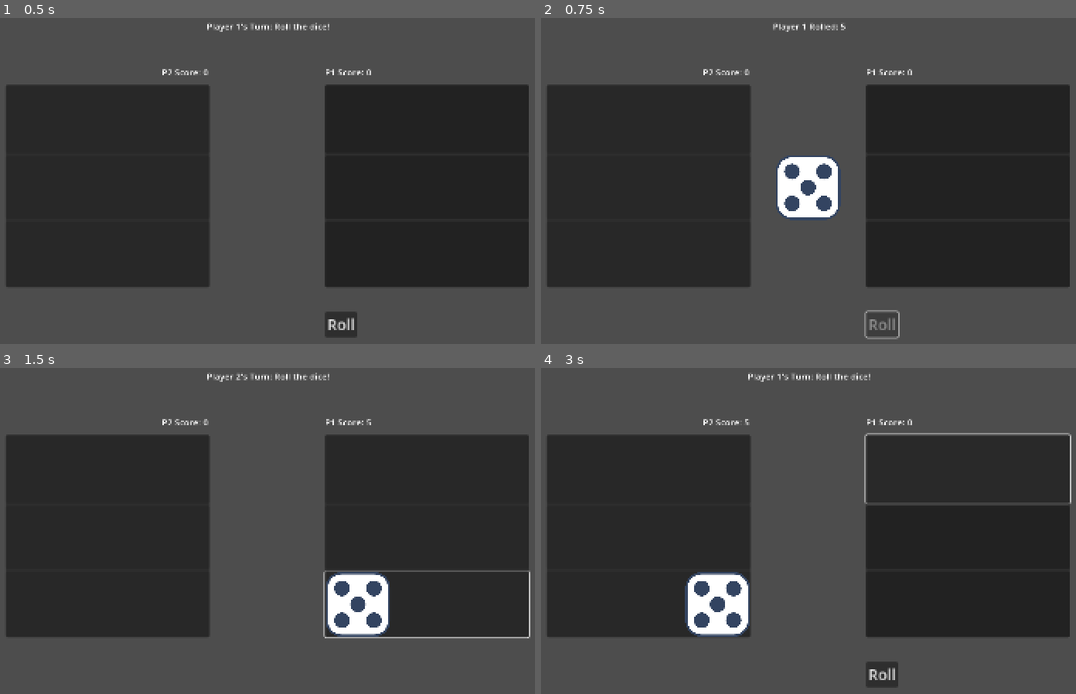
Above: before the commit, frames 1-4 (two rows, left to right).
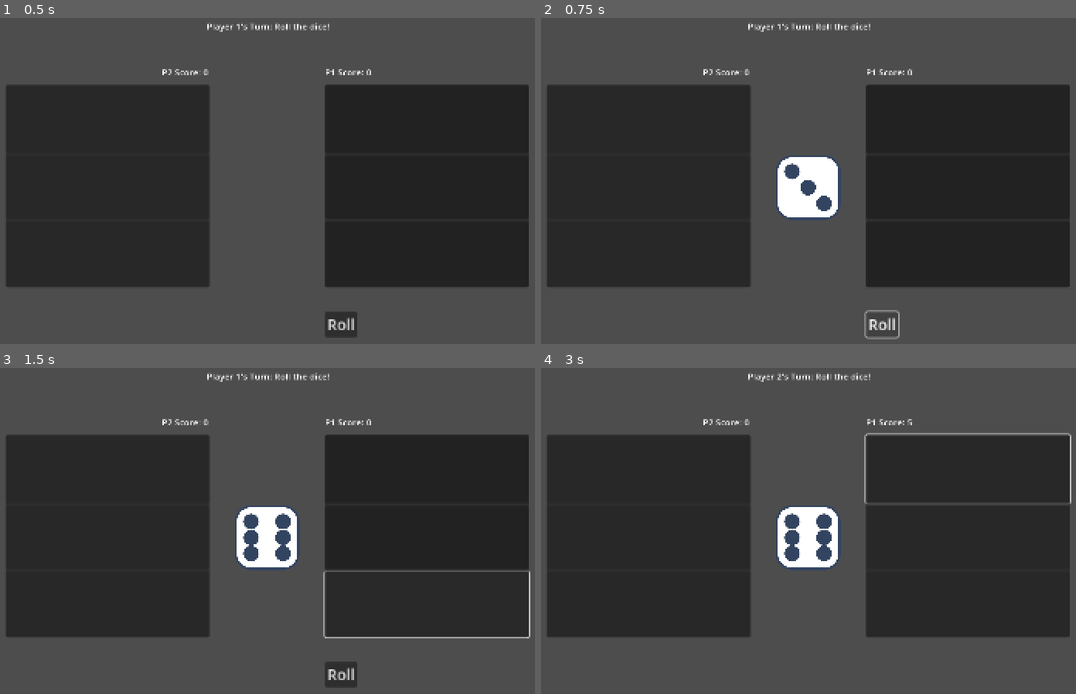
Above: after the commit, the same moments.

Repository: ggary104/High-Rollers
Game: Godot game, scene res://scenes/classic.tscn
The game is run twice, just before and just after one commit, with the same random seed, the same clock (stepped at 60 frames per second) and the same inputs. This scene is started directly instead of the project's main scene.
Inputs (mouse positions are in pixels of both pictures, inside the frame that each line leads up to):
- Up to frame 1 (0.5 s): no input
- Up to frame 2 (0.75 s): click "Roll" at 0.5 s
- Up to frame 3 (1.5 s): click (428, 605) at 1.25 s
- Up to frame 4 (3 s): click (969, 537) at 2.02 s; click (969, 469) at 2.77 s

Frame 1 is identical in both runs. In frame 2, 0.6% of the frame differs, in the area x 38-67%, y 1-96%; in frame 3, 5.0%; in frame 4, 5.0%, in the area x 26-70%, y 1-99%.

Commit message:
Dice roll and matching dice visuals added

Diff:
--- a/game/scenes/classic.gd
+++ b/game/scenes/classic.gd
@@ -21,13 +21,11 @@
 @onready var turn_indicator_label = $"UI-Elements/TurnIndicator"
 @onready var player1_roll = $"UI-Elements/Player1Roll"
 @onready var player2_roll = $"UI-Elements/Player2Roll"
-@onready var player1_roll_animation = player1_roll.get_node("RollAnimation")
-@onready var player2_roll_animation = player2_roll.get_node("RollAnimation")
-
+@onready var roll_animation = $"UI-Elements/RollAnimation"
 func _ready():
 	#Load all of the die images
 	for i in range(1, 7):
-		var texture = load("res://assests/dice_" + str(i) + ".svg")
+		var texture = load("res://assets/dice_" + str(i) + ".svg")
 		dice_textures.append(texture)
 
 	#In the grid have Empty DiceSlotScene to have the grid remain constant size
@@ -71,8 +69,16 @@
 		$"UI-Elements/Player1RollButton".visible = false
 		update_ui()
 
-func roll_dice():
-	current_roll = randi() % 6 + 1 # Get a random integer and get the remainder from dividing by 6 to get 0-5 remainder and add 1 to make it 1-6
+func roll_dice() -> void:
+	# Start roll animation
+	roll_animation.visible = true
+	#roll_animation.play("roll")
+	await get_tree().create_timer(1.5).timeout
+	# Get roll value
+	current_roll = randi() % 6 + 1
+
+
+
 
 func place_dice(column_index):
 	if current_roll == 0:
@@ -196,13 +202,14 @@
 
 func computer_turn():
 	if(game_over): return # catches possible await + gameover error
+
 	# disable player roll button
 	$"UI-Elements/Player1RollButton".disabled = true
 	$"UI-Elements/Player1RollButton".visible = false
-	roll_dice() #First generate random number
-	await get_tree().create_timer(.5).timeout  # delay before roll
+	await get_tree().create_timer(.8).timeout # delay before rolling
+	await roll_dice() #First generate random number
 	update_ui()
-	await get_tree().create_timer(.5).timeout  # delay before placing dice
+	await get_tree().create_timer(.8).timeout  # delay before placing dice
 	var choice = computer_choice() #Then get the best choice
 	place_dice(choice)#place the dice
 
@@ -215,12 +222,14 @@
 	# Player 1 dice roll
 	if current_roll > 0 and player_turn == 1:
 		player1_roll.set_die(dice_textures[current_roll - 1])
+		roll_animation.visible = false
 	else:
 		player1_roll.set_die(null)
 
 	# Player 2 dice roll
 	if current_roll > 0 and player_turn == 2:
 		player2_roll.set_die(dice_textures[current_roll - 1])
+		roll_animation.visible = false
 	else:
 		player2_roll.set_die(null)
 
@@ -232,32 +241,65 @@
 
 func update_board_visuals():
 
-	for col_index  in range(p1_cols.size()):
-		#Change the texture of the column based on what its corresponding value is
+	# Count matches for player 1
+	for col_index in range(p1_cols.size()):
+		var counts = {}
+		for die_value in p1_cols[col_index]:
+			if die_value > 0:
+				if not counts.has(die_value):
+					counts[die_value] = 0
+				counts[die_value] += 1
+
+		# Choose what to display. Triple, Double, Single, or Empty
 		for row_index in range(p1_cols[col_index].size()):
 			var die_value = p1_cols[col_index][row_index]
 			var slot_index = col_index + row_index * 3
 			var slot = p1_grid.get_child(slot_index)
 			if die_value > 0:
-				slot.set_die(dice_textures[die_value - 1])
-				slot.pivot_offset = slot.size * 0.5 # Centers for rotation
-				slot.rotation_degrees = 90  # rotates dice
+				if counts[die_value] == 3:
+					var triple_texture = load("res://assets/dice_" + str(die_value) + "_triple." + "svg") # Triple
+					slot.set_die(triple_texture)
+				elif counts[die_value] == 2:
+					var double_texture = load("res://assets/dice_" + str(die_value) + "_double" + ".svg") # Double
+					slot.set_die(double_texture)
+				else:
+					slot.set_die(dice_textures[die_value - 1]) # Single
+				## Turn dice since board is turned
+				slot.pivot_offset = slot.size * 0.5
+				slot.rotation_degrees = 90
 			else:
-				slot.set_die(null)
-
-	for col_index  in range(p2_cols.size()):
+				slot.set_die(null) # Empty
+
+	# Count matches for player 2
+	for col_index in range(p2_cols.size()):
+		var counts = {}
+		for die_value in p2_cols[col_index]:
+			if die_value > 0:
+				if not counts.has(die_value):
+					counts[die_value] = 0
+				counts[die_value] += 1
+
+		# Choose what to display. Triple, Double, Single, or Empty
 		for row_index in range(p2_cols[col_index].size()):
 			var flipped_row = p2_cols[col_index].size() - 1 - row_index
 			var die_value = p2_cols[col_index][flipped_row]
-
 			var slot_index = col_index + row_index * 3
 			var slot = p2_grid.get_child(slot_index)
 			if die_value > 0:
-				slot.set_die(dice_textures[die_value - 1])
-				slot.pivot_offset = slot.size * 0.5 # Centers for rotation
-				slot.rotation_degrees = 90  # rotates dice
+				if counts[die_value] == 3:
+					var triple_texture = load("res://assets/dice_" + str(die_value) + "_triple" + ".svg") # Triple
+					slot.set_die(triple_texture)
+				elif counts[die_value] == 2:
+					var double_texture = load("res://assets/dice_" + str(die_value) + "_double." + "svg") # Double
+					slot.set_die(double_texture)
+				else:
+					slot.set_die(dice_textures[die_value - 1]) # Single
+				## Turn dice since board is turned
+				slot.pivot_offset = slot.size * 0.5
+				slot.rotation_degrees = 90
 			else:
-				slot.set_die(null)
+				slot.set_die(null) # Empty
+
 
 func _on_column_button_pressed(extra_arg_0: int) -> void:
 	if game_over:
@@ -268,7 +310,7 @@
 	if game_over:
 		return
 
-	roll_dice()
+	await roll_dice()
 	update_ui()
 
 	if player_turn == 1:
--- a/game/scenes/classic.tscn
+++ b/game/scenes/classic.tscn
@@ -1,7 +1,39 @@
-[gd_scene load_steps=3 format=3 uid="uid://dolkwkcr0sh4i"]
+[gd_scene load_steps=10 format=3 uid="uid://dolkwkcr0sh4i"]
 
 [ext_resource type="Script" uid="uid://dii7wvfxp8xkl" path="res://scenes/classic.gd" id="1_lnrsd"]
 [ext_resource type="PackedScene" uid="uid://dbcls2wx4yer1" path="res://scenes/die_slot.tscn" id="2_2xh8w"]
+[ext_resource type="Texture2D" uid="uid://b1ul630exllv8" path="res://assets/dice_2.svg" id="3_fau2s"]
+[ext_resource type="Texture2D" uid="uid://3wdxu4xi2jht" path="res://assets/dice_5.svg" id="4_nkbur"]
+[ext_resource type="Texture2D" uid="uid://cumgvtdhnjics" path="res://assets/dice_3.svg" id="5_8djr4"]
+[ext_resource type="Texture2D" uid="uid://dquc46n013a3u" path="res://assets/dice_1.svg" id="6_dagab"]
+[ext_resource type="Texture2D" uid="uid://c8ekv2rh5jewx" path="res://assets/dice_4.svg" id="7_u0kjf"]
+[ext_resource type="Texture2D" uid="uid://dyshce1r17dye" path="res://assets/dice_6.svg" id="8_60m13"]
+
+[sub_resource type="SpriteFrames" id="SpriteFrames_u268o"]
+animations = [{
+"frames": [{
+"duration": 0.5,
+"texture": ExtResource("8_60m13")
+}, {
+"duration": 0.5,
+"texture": ExtResource("3_fau2s")
+}, {
+"duration": 0.5,
+"texture": ExtResource("4_nkbur")
+}, {
+"duration": 0.5,
+"texture": ExtResource("5_8djr4")
+}, {
+"duration": 0.5,
+"texture": ExtResource("6_dagab")
+}, {
+"duration": 0.5,
+"texture": ExtResource("7_u0kjf")
+}],
+"loop": true,
+"name": &"roll",
+"speed": 6.0
+}]
 
 [node name="classic" type="Node2D"]
 script = ExtResource("1_lnrsd")
@@ -108,6 +140,15 @@
 scale = Vector2(1.7, 1.7)
 metadata/_edit_use_anchors_ = true
 
+[node name="RollAnimation" type="AnimatedSprite2D" parent="UI-Elements"]
+visible = false
+position = Vector2(714, 370)
+scale = Vector2(0.567, 0.567)
+sprite_frames = SubResource("SpriteFrames_u268o")
+animation = &"roll"
+autoplay = "roll"
+centered = false
+
 [node name="Board" type="Node2D" parent="."]
 position = Vector2(461, -146)
 
--- a/game/scenes/dice.tscn
+++ b/game/scenes/dice.tscn
@@ -1,12 +1,12 @@
 [gd_scene load_steps=9 format=3 uid="uid://csqjvcq1mwpdp"]
 
-[ext_resource type="Texture2D" uid="uid://dquc46n013a3u" path="res://assests/dice_1.svg" id="1_27nyo"]
+[ext_resource type="Texture2D" uid="uid://dquc46n013a3u" path="res://assets/dice_1.svg" id="1_27nyo"]
 [ext_resource type="Script" uid="uid://cx50521g00ocp" path="res://scripts/dice.gd" id="1_mg5ex"]
-[ext_resource type="Texture2D" uid="uid://b1ul630exllv8" path="res://assests/dice_2.svg" id="3_pb8pk"]
-[ext_resource type="Texture2D" uid="uid://cumgvtdhnjics" path="res://assests/dice_3.svg" id="4_ocjtb"]
-[ext_resource type="Texture2D" uid="uid://c8ekv2rh5jewx" path="res://assests/dice_4.svg" id="5_dicg2"]
-[ext_resource type="Texture2D" uid="uid://3wdxu4xi2jht" path="res://assests/dice_5.svg" id="6_pgf55"]
-[ext_resource type="Texture2D" uid="uid://dyshce1r17dye" path="res://assests/dice_6.svg" id="7_dlvbc"]
+[ext_resource type="Texture2D" uid="uid://b1ul630exllv8" path="res://assets/dice_2.svg" id="3_pb8pk"]
+[ext_resource type="Texture2D" uid="uid://cumgvtdhnjics" path="res://assets/dice_3.svg" id="4_ocjtb"]
+[ext_resource type="Texture2D" uid="uid://c8ekv2rh5jewx" path="res://assets/dice_4.svg" id="5_dicg2"]
+[ext_resource type="Texture2D" uid="uid://3wdxu4xi2jht" path="res://assets/dice_5.svg" id="6_pgf55"]
+[ext_resource type="Texture2D" uid="uid://dyshce1r17dye" path="res://assets/dice_6.svg" id="7_dlvbc"]
 
 [sub_resource type="SpriteFrames" id="SpriteFrames_skxya"]
 animations = [{
--- a/game/scenes/die_slot.gd
+++ b/game/scenes/die_slot.gd
@@ -2,7 +2,5 @@
 func set_die(die_texture):
 	if die_texture:
 		self.texture = die_texture
-		self.modulate = Color.WHITE # Make it fully visible
 	else:
 		self.texture = null
-		self.modulate = Color.TRANSPARENT # Make it invisible
--- a/game/scenes/die_slot.tscn
+++ b/game/scenes/die_slot.tscn
@@ -1,38 +1,6 @@
-[gd_scene load_steps=9 format=3 uid="uid://dbcls2wx4yer1"]
+[gd_scene load_steps=2 format=3 uid="uid://dbcls2wx4yer1"]
 
 [ext_resource type="Script" uid="uid://44r0bw5apeyq" path="res://scenes/die_slot.gd" id="1_wamh2"]
-[ext_resource type="Texture2D" uid="uid://b1ul630exllv8" path="res://assests/dice_2.svg" id="2_glybk"]
-[ext_resource type="Texture2D" uid="uid://3wdxu4xi2jht" path="res://assests/dice_5.svg" id="3_uhy2q"]
-[ext_resource type="Texture2D" uid="uid://cumgvtdhnjics" path="res://assests/dice_3.svg" id="4_c2mn0"]
-[ext_resource type="Texture2D" uid="uid://dquc46n013a3u" path="res://assests/dice_1.svg" id="5_xeonb"]
-[ext_resource type="Texture2D" uid="uid://c8ekv2rh5jewx" path="res://assests/dice_4.svg" id="6_c44k7"]
-[ext_resource type="Texture2D" uid="uid://dyshce1r17dye" path="res://assests/dice_6.svg" id="7_jh0fn"]
-
-[sub_resource type="SpriteFrames" id="SpriteFrames_jjggo"]
-animations = [{
-"frames": [{
-"duration": 0.51,
-"texture": ExtResource("2_glybk")
-}, {
-"duration": 0.51,
-"texture": ExtResource("3_uhy2q")
-}, {
-"duration": 0.51,
-"texture": ExtResource("4_c2mn0")
-}, {
-"duration": 0.51,
-"texture": ExtResource("5_xeonb")
-}, {
-"duration": 0.51,
-"texture": ExtResource("6_c44k7")
-}, {
-"duration": 0.51,
-"texture": ExtResource("7_jh0fn")
-}],
-"loop": true,
-"name": &"roll",
-"speed": 5.0
-}]
 
 [node name="DieSlot" type="TextureRect"]
 custom_minimum_size = Vector2(100, 100)
@@ -41,13 +9,3 @@
 expand_mode = 2
 stretch_mode = 5
 script = ExtResource("1_wamh2")
-
-[node name="RollAnimation" type="AnimatedSprite2D" parent="."]
-visible = false
-scale = Vector2(0.333, 0.333)
-sprite_frames = SubResource("SpriteFrames_jjggo")
-animation = &"roll"
-autoplay = "roll"
-frame = 5
-frame_progress = 1.0
-centered = false
